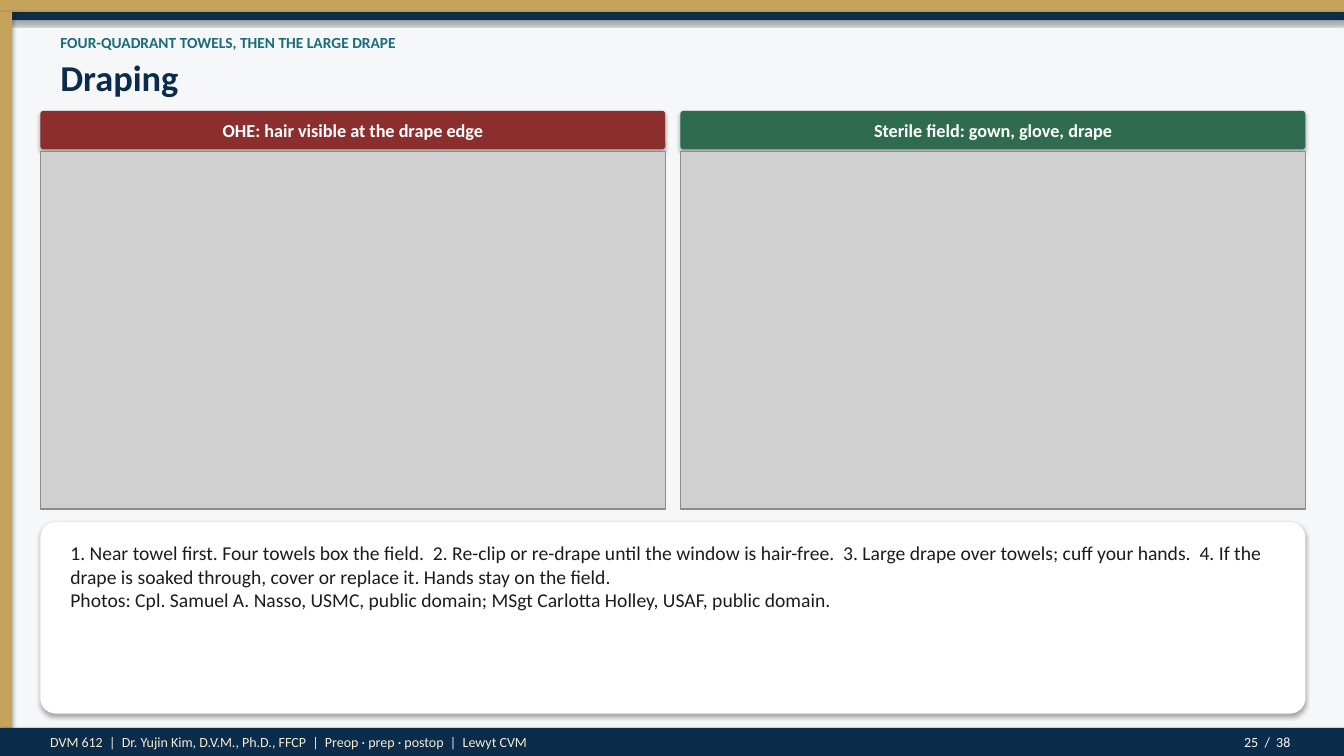
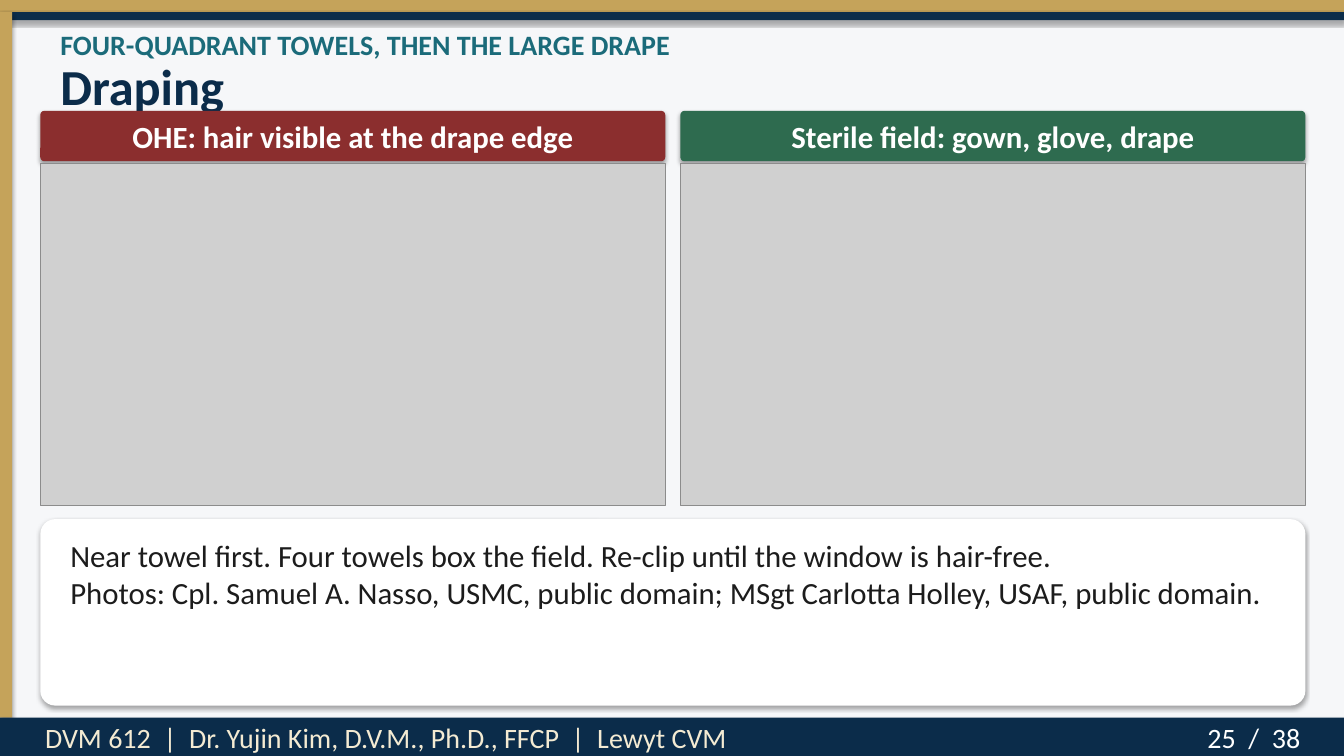
Before and after one commit to drkimvet/happycare, a slide deck: slide 25 of lectures/DVM-612_Week4_Preop_PatientPrep_Postop.pptx. Drawn at 1344x756 pixels with LibreOffice and Linux fonts; fonts in the diff are those of the drawing; grey boxes stand for pictures. Boxes give left, top, right and bottom in pixels: in the first picture for what was removed or moved away, otherwise in the second. Text is boxed around its words. In the diff, an @@ line names an element or a change of style, - is before the commit and + after.

```diff
--- a/lectures/DVM-612_Week4_Preop_PatientPrep_Postop.pptx
+++ b/lectures/DVM-612_Week4_Preop_PatientPrep_Postop.pptx
@@ rectangle: place and size @@
-rectangle at (0,12,12,728)
+rectangle at (0,12,12,718)
@@ text "FOUR-QUADRANT TOWELS, THEN THE LARGE ..." at (60,36,670,59): size 11 to 20 pt @@
@@ text "Draping" at (60,69,224,117): size 26 to 36 pt @@
@@ text "OHE: hair visible at the ..." at (132,126,573,153): size 13 to 22 pt @@
@@ rounded rectangle: place and size @@
-rounded rectangle at (40,111,665,149)
+rounded rectangle at (40,111,665,161)
@@ text "Sterile field: gown, glove, drape" at (791,126,1194,153): size 13 to 22 pt @@
@@ rounded rectangle: place and size @@
-rounded rectangle at (681,111,1306,149)
+rounded rectangle at (681,111,1306,161)
@@ picture: place and size @@
-picture at (40,151,665,509)
+picture at (40,163,665,506)
@@ picture: place and size @@
-picture at (681,151,1306,509)
+picture at (681,163,1306,506)
@@ rounded rectangle: place and size @@
-rounded rectangle at (40,522,1306,714)
+rounded rectangle at (40,519,1306,706)
@@ text at (70,545,1261,610): text changed; size 14 to 22 pt @@
-1. Near towel first. Four towels box the field. 2. Re-clip or re-drape until the window is hair-free. 3. Large drape over towels; cuff your hands. 4. If the drape is soaked through, cover or replace it. Hands stay on the field.
-Photos: Cpl. Samuel A. Nasso, USMC, public domain; MSgt Carlotta Holley, USAF, public domain.
+Near towel first. Four towels box the field. Re-clip until the window is hair-free.
+Photos: Cpl. Samuel A. Nasso, USMC, public domain; MSgt Carlotta Holley, USAF, public domain.
@@ rectangle: place and size @@
-rectangle at (0,728,1344,756)
+rectangle at (0,718,1344,756)
@@ text "25 / 38": place and size @@
-text "25 / 38" at (1244,737,1290,747)
+text "25 / 38" at (1207,729,1300,749)
@@ text "25 / 38" at (1207,729,1300,749): size 10 to 20 pt @@
@@ text at (45,728,727,753): text changed; size 10 to 20 pt @@
-DVM 612 | Dr. Yujin Kim, D.V.M., Ph.D., FFCP | Preop · prep · postop | Lewyt CVM
+DVM 612 | Dr. Yujin Kim, D.V.M., Ph.D., FFCP | Lewyt CVM
```
Also in this commit, not shown: 37 other slides changed, 2 other files.
